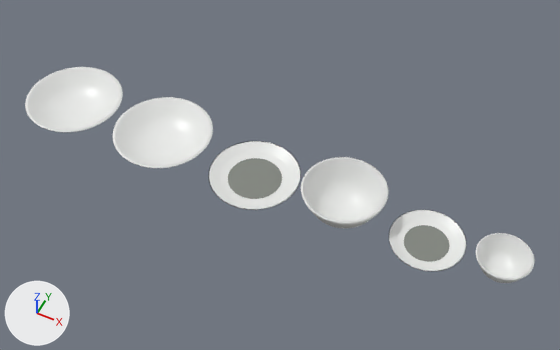
Before and after pictures for a commit that changed the glTF model public/modelos/NAV-01.glb.
Before and after are seen from a 50 mm lens placed at (0.731, -1.322, 1.711), pointed at (0.062, 0.017, 0.038). The lights are fixed; the arrows at lower left show +X, +Y and +Z. The first picture is the older version. Where no turn or scale is listed for an object, it has been applied to the vertices.
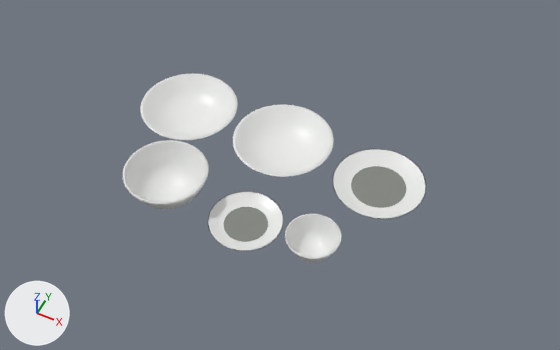
Pixel boxes (x1, y1, x2, y2) of what changed, in the pictures (560 x 350 px):
'Mesh_1', moved
    before: (113, 97, 213, 168)
    after: (233, 104, 334, 177)
'Mesh_0', moved
    before: (25, 67, 123, 132)
    after: (140, 74, 238, 140)
'Mesh_4', moved
    before: (301, 157, 389, 228)
    after: (123, 140, 209, 209)
'Mesh_2', moved
    before: (208, 141, 301, 210)
    after: (333, 149, 426, 219)
'Mesh_5', moved
    before: (389, 210, 467, 271)
    after: (208, 192, 283, 251)
'Mesh_7', moved
    before: (476, 233, 535, 283)
    after: (285, 214, 342, 262)
'Mesh_3', moved
    before: (228, 158, 282, 199)
    after: (351, 166, 406, 208)
'Mesh_6', moved
    before: (404, 225, 449, 262)
    after: (224, 207, 268, 242)

The change, as a list of edits to the scene's bpy script:
```text
Change ob_mesh_0:
    ob_mesh_0.location: (-0.648, 0.0, 0.0) -> (-0.31, 0.132, 0.0)
Change ob_mesh_1:
    ob_mesh_1.location: (-0.322, 0.0, 0.0) -> (0.015, 0.132, 0.0)
Change ob_mesh_2:
    ob_mesh_2.location: (-0.012, 0.0, 0.0) -> (0.325, 0.132, 0.0)
Change ob_mesh_3:
    ob_mesh_3.location: (-0.012, 0.0, 0.004) -> (0.325, 0.132, 0.004)
Change ob_mesh_4:
    ob_mesh_4.location: (0.268, 0.0, 0.0) -> (-0.205, -0.162, 0.0)
Change ob_mesh_5:
    ob_mesh_5.location: (0.518, 0.0, 0.0) -> (0.045, -0.162, 0.0)
Change ob_mesh_6:
    ob_mesh_6.location: (0.518, 0.0, 0.004) -> (0.045, -0.162, 0.004)
Change ob_mesh_7:
    ob_mesh_7.location: (0.722, 0.0, 0.0) -> (0.25, -0.162, 0.0)
```
